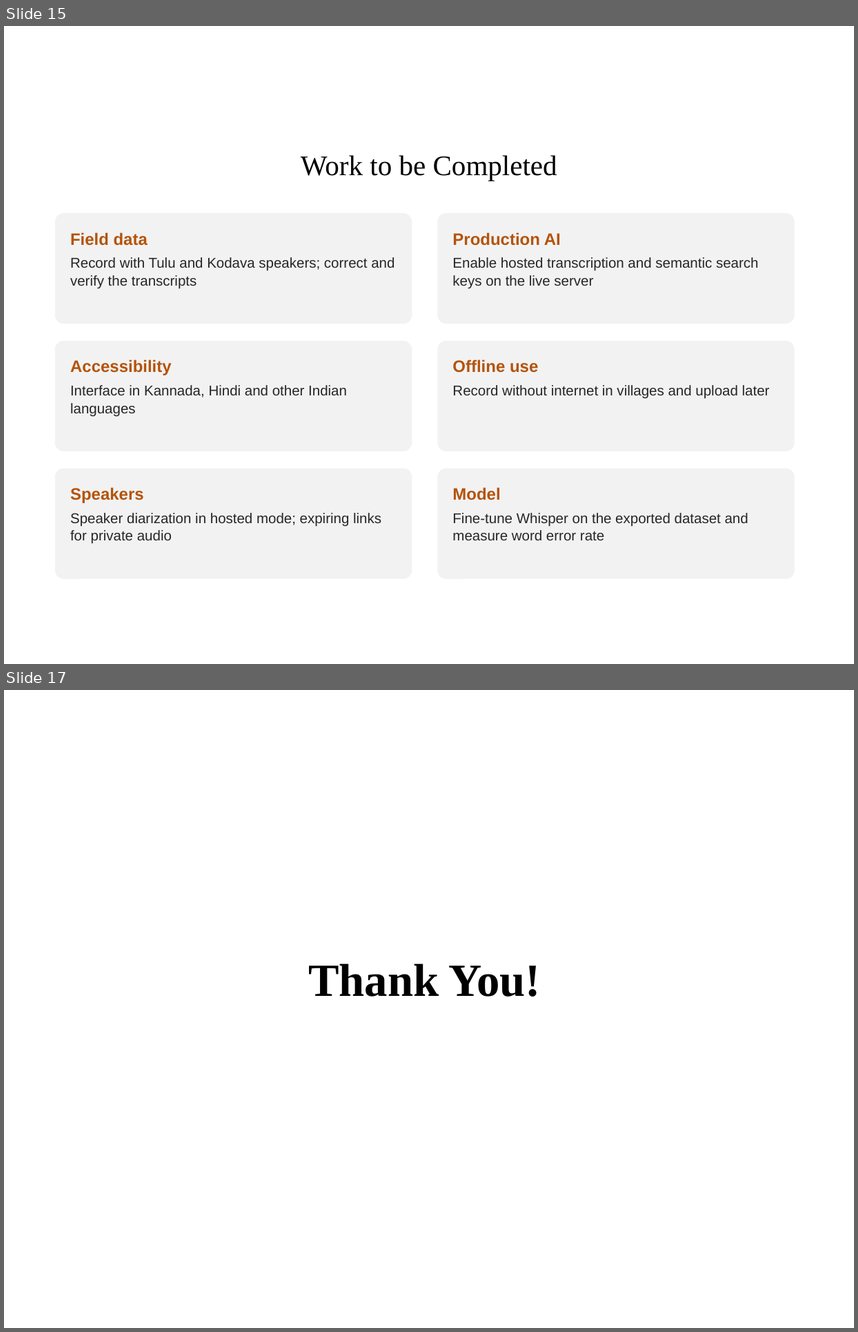
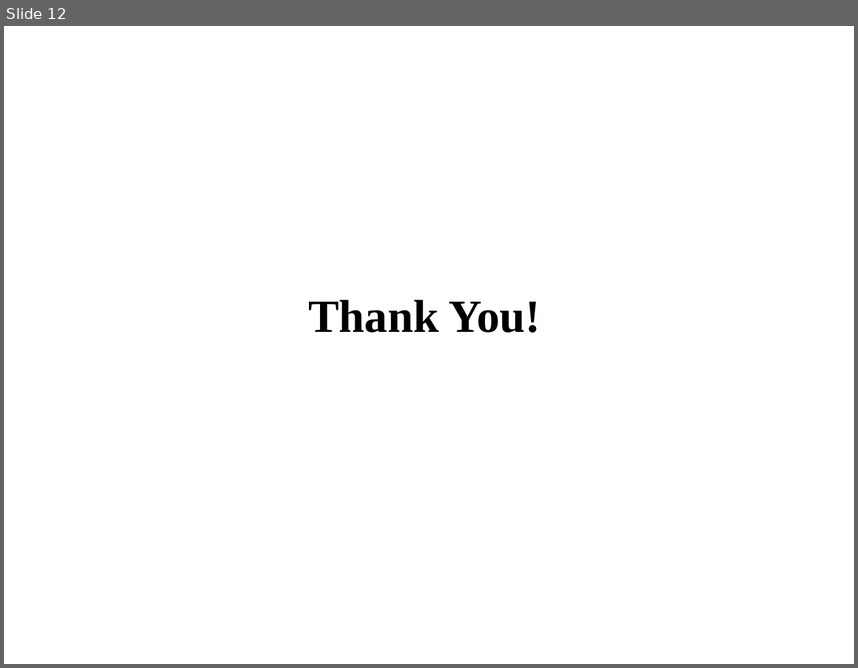
Before and after one commit to Mohamed-Ali-4/SwaraVeda, a slide deck: docs/SwaraVeda_Review2.pptx. Shown one above the other, each under a label of ours: slides 15 and 17 before the commit, slide 12 after it; the slides between them are not shown. The pictures are 858x1332 and 858x668 pixels, drawn with LibreOffice and Linux fonts; fonts in the diff are those of the drawing; background and template pictures are left out. Boxes give left, top, right and bottom in pixels: in the first picture for what was removed or moved away, otherwise in the second. Text is boxed around its words. In the diff, an @@ line names an element or a change of style, - is before the commit and + after.

```diff
--- a/docs/SwaraVeda_Review2.pptx
+++ b/docs/SwaraVeda_Review2.pptx
@@ slide 15 removed at <box>4,26,854,664</box>, background picture (left out) @@
@@ text removed at <box>301,155,557,181</box> @@
-Work to be Completed
@@ rounded rectangle removed at <box>55,213,412,323</box> @@
-Field data
-Record with Tulu and Kodava speakers; correct and verify the transcripts
@@ rounded rectangle removed at <box>437,213,795,323</box> @@
-Production AI
-Enable hosted transcription and semantic search keys on the live server
@@ rounded rectangle removed at <box>55,341,412,451</box> @@
-Accessibility
-Interface in Kannada, Hindi and other Indian languages
@@ rounded rectangle removed at <box>437,341,795,451</box> @@
-Offline use
-Record without internet in villages and upload later
@@ rounded rectangle removed at <box>55,468,412,579</box> @@
-Speakers
-Speaker diarization in hosted mode; expiring links for private audio
@@ rounded rectangle removed at <box>437,468,795,579</box> @@
-Model
-Fine-tune Whisper on the exported dataset and measure word error rate
@@ what was slide 17 is now slide 12 @@
```
Also in this commit, not shown: 7 slides changed, 3 slides added, 7 other slides removed, 1 other file.
